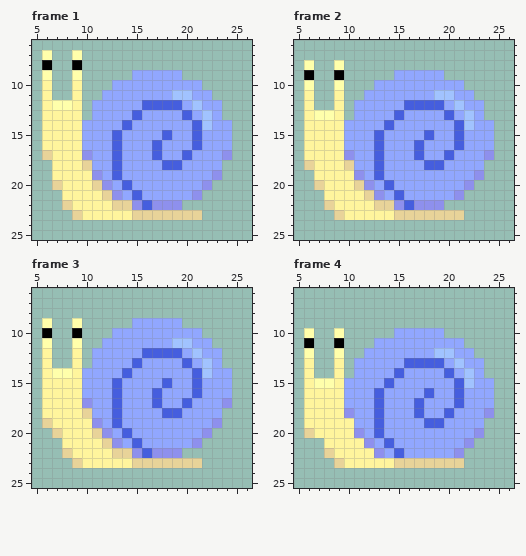
One commit to this pixel-art file: Assets/Art/Enemy/Snail/Wander/Snail_Wander_Left.aseprite. That is the earlier state.
32x32 pixels, 8 frames. Shown: frame 1: x 5..26, y 6..25; frame 2: x 5..26, y 6..25; frame 3: x 5..26, y 6..25; frame 4: x 5..26, y 6..25. The commit also changed other frames, which this record leaves out.
And afterwards:
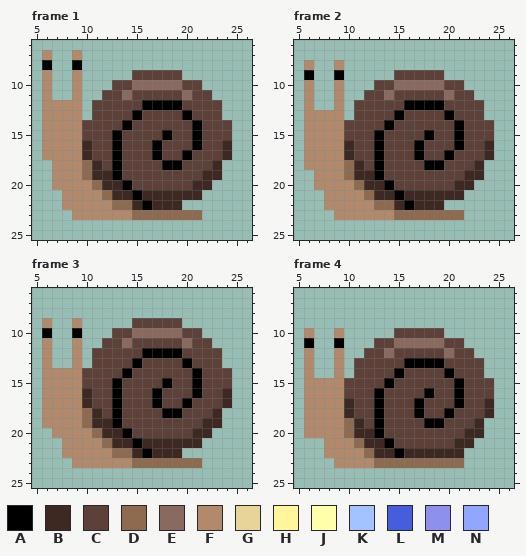
Palette (. is transparent): A #000000  B #3d2822  C #5d4037  D #8e6a4f  E #8a6a5e  F #b28a6b  G #e8d399  H #fff59d  J #ffffab  K #a1c3ff  L #455ede  M #8e90ed  N #91a7ff
From old to new:
Changed rows in their new state; - is an unchanged pixel.
Frame 1, layers "Body", "Shell":
first column x 6:
 7 F--F---------------
 9 F--F-----CCCCC-----
10 F--F---CCEEEEECC---
11 F--F--CCECCCCCECC--
12 FFFF-CCCCCAAAACCCC-
13 FFFF-CCCCACCCCACCC-
14 FFFFCCCCACCCCCCACCC
15 FFFFCCCACCCCACCACCC
16 FFFFBCCACCCACCCACCB
17 FFFFBCCACCCACCACCCB
18 -FFFDBCACCCCAACCCB-
19 -FFFDBBACCCCCCCCBB-
20 -FFFFDBBACCCCCCBB--
21 --FFFFDBBABBBBBB---
22 --FFFFFDDBABBB-----
23 ---FFFFFFDDDDDDD---
Frame 2, layers "Body", "Shell":
first column x 6:
 8 F--F---------------
 9 ---------CCCCC-----
10 F--F---CCEEEEECC---
11 F--F--CCECCCCCECC--
12 F--F-CCCCCAAAACCCC-
13 FFFF-CCCCACCCCACCC-
14 FFFFCCCCACCCCCCACCC
15 FFFFCCCACCCCACCACCC
16 FFFFBCCACCCACCCACCB
17 FFFFBCCACCCACCACCCB
18 FFFFDBCACCCCAACCCB-
19 -FFFDBBACCCCCCCCBB-
20 -FFFFDBBACCCCCCBB--
21 --FFFFDBBABBBBBB---
22 --FFFFFDDBABBB-----
23 ---FFFFFFDDDDDDD---
Frame 3, layers "Body", "Shell":
first column x 6:
 9 F--F-----CCCCC-----
10 -------CCEEEEECC---
11 F--F--CCECCCCCECC--
12 F--F-CCCCCAAAACCCC-
13 F--F-CCCCACCCCACCC-
14 FFFFCCCCACCCCCCACCC
15 FFFFCCCACCCCACCACCC
16 FFFFBCCACCCACCCACCB
17 FFFFBCCACCCACCACCCB
18 FFFFDBCACCCCAACCCB-
19 FFFFDBBACCCCCCCCBB-
20 -FFFFDBBACCCCCCBB--
21 --FFFFDBBABBBBBB---
22 --FFFFFDDBABBB-----
23 ---FFFFFFDDDDDDD---
Frame 4, layers "Body", "Shell":
first column x 6:
10 F--F-----CCCCC-----
11 -------CCEEEEECC---
12 F--F--CCECCCCCECC--
13 F--F-CCCCCAAAACCCC-
14 F--F-CCCCACCCCACCC-
15 FFFFCCCCACCCCCCACCC
16 FFFFCCCACCCCACCACCC
17 FFFFBCCACCCACCCACCB
18 FFFFBCCACCCACCACCCB
19 FFFFDBCACCCCAACCCB-
20 FFFFDBBACCCCCCCCBB-
21 --FFFDBBACCCCCCBB--
22 --FFFFDBBABBBBBB---
23 ---FFFFDDDDDDDDD---
